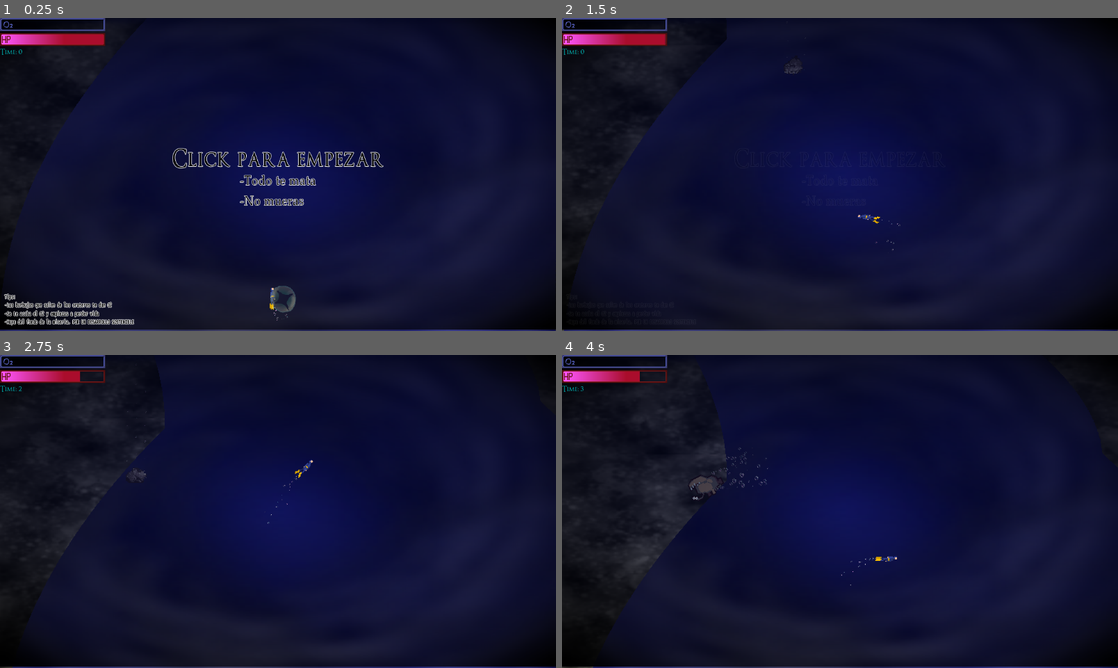
Above: before the commit, frames 1-4 (two rows, left to right).
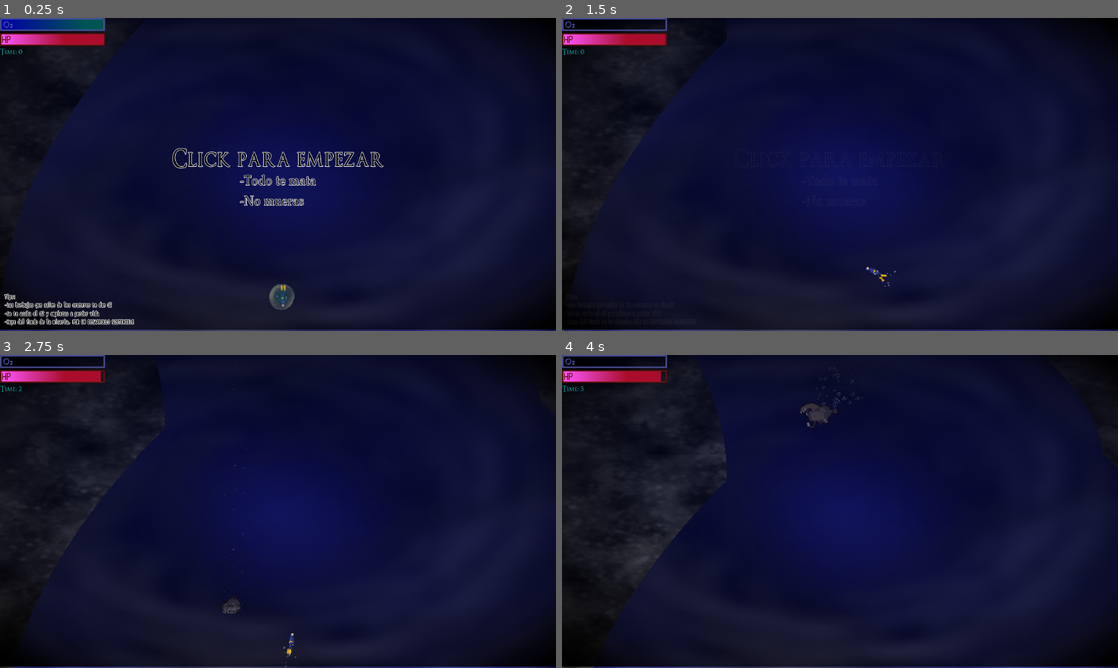
Above: after the commit, the same moments.

Repository: KnGod667/GGJ2025
Game: Godot game, scene res://scenes/main scene.tscn
Same seed, same stepped clock (60 frames per second), same inputs: the game is played once before the commit and once after it.
Inputs (mouse positions are in pixels of both pictures, inside the frame that each line leads up to):
- Up to frame 1 (0.25 s): no input
- Up to frame 2 (1.5 s): move the mouse to (962, 158) at 0.52 s; press the mouse at (962, 158) at 0.53 s; move the mouse to (728, 190) at 1.27 s; release the mouse at (728, 190) at 1.28 s; click (728, 190) at 1.35 s
- Up to frame 3 (2.75 s): move the mouse to (333, 442) at 2.02 s; press the mouse at (333, 442) at 2.03 s
- Up to frame 4 (4 s): move the mouse to (812, 574) at 2.77 s; release the mouse at (812, 574) at 2.78 s; click (812, 574) at 2.85 s; move the mouse to (1006, 558) at 3.52 s; press the mouse at (1006, 558) at 3.53 s

The runs differ from the first frame. In frame 1, 0.8% of the frame differs, in the area x 0-54%, y 0-97%; in frame 2, 0.2%; in frame 3, 0.4%; in frame 4, 0.7%.

Commit message:
added sound

Diff:
--- /dev/null
+++ b/default_bus_layout.tres
@@ -0,0 +1,14 @@
+[gd_resource type="AudioBusLayout" load_steps=2 format=3 uid="uid://7it1fy2uhnsf"]
+
+[sub_resource type="AudioEffectReverb" id="AudioEffectReverb_5rew6"]
+resource_name = "Reverb"
+
+[resource]
+bus/1/name = &"bubble"
+bus/1/solo = false
+bus/1/mute = false
+bus/1/bypass_fx = false
+bus/1/volume_db = 0.0
+bus/1/send = &"Master"
+bus/1/effect/0/effect = SubResource("AudioEffectReverb_5rew6")
+bus/1/effect/0/enabled = true
--- a/scenes/CONTROL_UI/ui.tscn
+++ b/scenes/CONTROL_UI/ui.tscn
@@ -30,21 +30,6 @@
 font = ExtResource("4_08ome")
 font_color = Color(0, 0.734117, 0.734117, 1)
 
-[sub_resource type="Animation" id="Animation_0d6sp"]
-resource_name = "a"
-tracks/0/type = "value"
-tracks/0/imported = false
-tracks/0/enabled = true
-tracks/0/path = NodePath("CanvasLayer2/TextureRect:modulate")
-tracks/0/interp = 1
-tracks/0/loop_wrap = true
-tracks/0/keys = {
-"times": PackedFloat32Array(0, 1),
-"transitions": PackedFloat32Array(1, 1),
-"update": 0,
-"values": [Color(1, 1, 1, 1), Color(1, 1, 1, 0)]
-}
-
 [sub_resource type="Animation" id="Animation_elkb5"]
 length = 0.001
 tracks/0/type = "value"
@@ -70,6 +55,21 @@
 "transitions": PackedFloat32Array(1),
 "update": 0,
 "values": [Color(1, 1, 1, 0)]
+}
+
+[sub_resource type="Animation" id="Animation_0d6sp"]
+resource_name = "a"
+tracks/0/type = "value"
+tracks/0/imported = false
+tracks/0/enabled = true
+tracks/0/path = NodePath("CanvasLayer2/TextureRect:modulate")
+tracks/0/interp = 1
+tracks/0/loop_wrap = true
+tracks/0/keys = {
+"times": PackedFloat32Array(0, 1),
+"transitions": PackedFloat32Array(1, 1),
+"update": 0,
+"values": [Color(1, 1, 1, 1), Color(1, 1, 1, 0)]
 }
 
 [sub_resource type="Animation" id="Animation_ox23c"]
--- a/scenes/main scene.tscn
+++ b/scenes/main scene.tscn
@@ -7,8 +7,15 @@
 [ext_resource type="PackedScene" uid="uid://cw6q6vxj225wp" path="res://scenes/personaje.tscn" id="3_s1njr"]
 [ext_resource type="Script" path="res://scripts/mobs/enemies_fish.gd" id="4_opciq"]
 [ext_resource type="Script" path="res://scripts/rocks.gd" id="5_vjyml"]
-[ext_resource type="Shader" uid="uid://doqp8heefhond" path="res://scenes/vigneethe.tres" id="6_opt6e"]
-[ext_resource type="Shader" uid="uid://yddyty7wxre3" path="res://shaders/BLUEFFECT.tres" id="8_pyr7k"]
+[ext_resource type="Shader" uid="uid://qjrngsebfmyi" path="res://scenes/vigneethe.tres" id="6_opt6e"]
+[ext_resource type="Shader" uid="uid://dk2bsq52jjv5c" path="res://shaders/BLUEFFECT.tres" id="8_pyr7k"]
+[ext_resource type="Script" path="res://scripts/sound_handler.gd" id="10_wvn6r"]
+[ext_resource type="AudioStream" uid="uid://0wsnrv7fidij" path="res://MUSIC/MUSICA_GENERAL.mp3" id="11_vru56"]
+[ext_resource type="AudioStream" uid="uid://ceg2lwgdt04df" path="res://MUSIC/SONIDO AL MORIR.wav" id="12_brgit"]
+[ext_resource type="AudioStream" uid="uid://dlcjpckk3kkvu" path="res://MUSIC/SONIDO AL MORIR 2.wav" id="13_3vn25"]
+[ext_resource type="AudioStream" uid="uid://bh0qb2ju70sov" path="res://MUSIC/death.mp3" id="14_1kbus"]
+[ext_resource type="AudioStream" uid="uid://cbqm7yh5l7vfh" path="res://MUSIC/bubble-pop-283674.mp3" id="15_wddiy"]
+[ext_resource type="AudioStream" uid="uid://2ghs0iqm2j18" path="res://MUSIC/click.mp3" id="16_38uu2"]
 
 [sub_resource type="ShaderMaterial" id="ShaderMaterial_hikpt"]
 shader = ExtResource("8_pyr7k")
@@ -20,6 +27,7 @@
 script = ExtResource("1_3csix")
 
 [node name="TerrainGenerator" parent="." instance=ExtResource("1_3vxyn")]
+process_mode = 4
 
 [node name="Personaje" parent="TerrainGenerator" instance=ExtResource("3_s1njr")]
 z_index = 2
@@ -48,3 +56,31 @@
 scale = Vector2(16.1204, 16.1204)
 
 [node name="UI" parent="." instance=ExtResource("2_p63ek")]
+
+[node name="AudioHandler" type="Node" parent="."]
+script = ExtResource("10_wvn6r")
+
+[node name="AudioStreamPlayer" type="AudioStreamPlayer" parent="AudioHandler"]
+stream = ExtResource("11_vru56")
+parameters/looping = true
+
+[node name="AudioStreamPlayer2" type="AudioStreamPlayer" parent="AudioHandler"]
+stream = ExtResource("12_brgit")
+
+[node name="AudioStreamPlayer3" type="AudioStreamPlayer" parent="AudioHandler"]
+stream = ExtResource("13_3vn25")
+
+[node name="AudioStreamPlayer4" type="AudioStreamPlayer" parent="AudioHandler"]
+stream = ExtResource("14_1kbus")
+
+[node name="pop" type="AudioStreamPlayer" parent="AudioHandler"]
+stream = ExtResource("15_wddiy")
+bus = &"bubble"
+
+[node name="click" type="AudioStreamPlayer" parent="AudioHandler"]
+stream = ExtResource("16_38uu2")
+
+[connection signal="clicked" from="." to="AudioHandler" method="_on_main_scene_clicked"]
+[connection signal="game_started" from="." to="AudioHandler" method="_on_main_scene_game_started"]
+[connection signal="bubble_popped" from="TerrainGenerator/Personaje" to="AudioHandler" method="_on_personaje_bubble_popped"]
+[connection signal="character_died" from="TerrainGenerator/Personaje" to="AudioHandler" method="_on_personaje_character_died"]
--- a/scenes/main_scene.gd
+++ b/scenes/main_scene.gd
@@ -1,4 +1,7 @@
 extends Node2D
+
+signal game_started
+signal clicked
 var pantalla : TextureRect
 var game
 var decay = false
@@ -11,13 +14,16 @@
 
 func _input(event: InputEvent) -> void:
 	if event.is_action_pressed("click") and GlobalVariables.dead :
+		emit_signal("clicked")
 		GlobalVariables.reload()
 		TerrainAdapter.reload()
 		get_tree().reload_current_scene()
 	elif event.is_action_pressed("click") and GlobalVariables.paused :
+		emit_signal("clicked")
 		game.process_mode = PROCESS_MODE_INHERIT
 		GlobalVariables.pause(false)
 		get_child(1).get_child(1).get_child(2).play("a")
+		emit_signal("game_started")
 
 
 # Called every frame. 'delta' is the elapsed time since the previous frame.
--- a/scenes/personaje.tscn
+++ b/scenes/personaje.tscn
@@ -170,5 +170,6 @@
 scale = Vector2(1.72432, 1.72432)
 texture = SubResource("GradientTexture2D_texle")
 
+[connection signal="bubble_alive_state_changed" from="Burbuja_player" to="." method="_on_burbuja_player_bubble_alive_state_changed"]
 [connection signal="timeout" from="Timer" to="." method="_on_timer_timeout"]
 [connection signal="area_entered" from="Area2D" to="." method="_on_area_2d_area_entered"]
--- a/scripts/personaje.gd
+++ b/scripts/personaje.gd
@@ -1,5 +1,7 @@
 extends CharacterBody2D
 
+signal character_died
+signal bubble_popped
 @export var SPEED = 5.0
 #Vars para el escaneo de colision, aunque las veo algo toscas
 var x = 20
@@ -37,6 +39,7 @@
 	$PointLight2D.hide()
 	GlobalVariables.dead = true
 	GlobalVariables.paused = true
+	emit_signal("character_died")
 
 func hit_():
 	GlobalVariables.vida -= 10
@@ -52,3 +55,9 @@
 		hit_()
 	if area.is_in_group("enemy") and $Burbuja_player.alive:
 		$Burbuja_player.hit_()
+
+
+func _on_burbuja_player_bubble_alive_state_changed(state) -> void:
+	if !state:
+		emit_signal("bubble_popped")
+	pass # Replace with function body.
--- /dev/null
+++ b/scripts/sound_handler.gd
@@ -0,0 +1,39 @@
+extends Node
+
+
+# Called when the node enters the scene tree for the first time.
+func _ready() -> void:
+	pass # Replace with function body.
+
+
+# Called every frame. 'delta' is the elapsed time since the previous frame.
+func _process(delta: float) -> void:
+	pass
+
+
+func _on_main_scene_game_started() -> void:
+	$AudioStreamPlayer.play()
+	pass # Replace with function body.
+
+
+func _on_personaje_character_died() -> void:
+	$AudioStreamPlayer.stop()
+	var rand = randi()%100
+	if rand > 80:
+		if rand > 90:
+			$AudioStreamPlayer4.play()
+		else:
+			$AudioStreamPlayer2.play()
+	else:
+		$AudioStreamPlayer3.play()
+	pass # Replace with function body.
+
+
+func _on_personaje_bubble_popped() -> void:
+	$pop.play()
+	pass # Replace with function body.
+
+
+func _on_main_scene_clicked() -> void:
+	$click.play()
+	pass # Replace with function body.
--- a/scripts/terrain_adapter.gd
+++ b/scripts/terrain_adapter.gd
@@ -17,7 +17,7 @@
 
 	if y < 0:
 		y+=image.get_height()
-	if y > image.get_width() or y < 0:
+	if y >= image.get_height() or y < 0:
 		return false
 	if point.x >= image.get_width() or point.x < -400:
 		return false
Not shown, added: MUSIC/bubble-pop-283674.mp3.import
Not shown, added: MUSIC/click.mp3.import
Not shown, added: MUSIC/death.mp3.import
Not shown, added: MUSIC/unused music.mp3.import
Not shown: 1 places in scenes/main scene.tscn that only renumber resources
Not shown: 1 places in scenes/mobs/enemy_1.tscn that only renumber resources
Not shown: 1 places in scenes/personaje.tscn that only renumber resources
Not shown: 1 places in scenes/vigneethe.tres that only renumber resources
Not shown: 1 places in shaders/BLUEFFECT.tres that only renumber resources
Not shown: 1 places in shaders/personaje.tres that only renumber resources
Not shown, added: MUSIC/bubble-pop-283674.mp3
Not shown, added: MUSIC/click.mp3
(and 2 more such lines)
